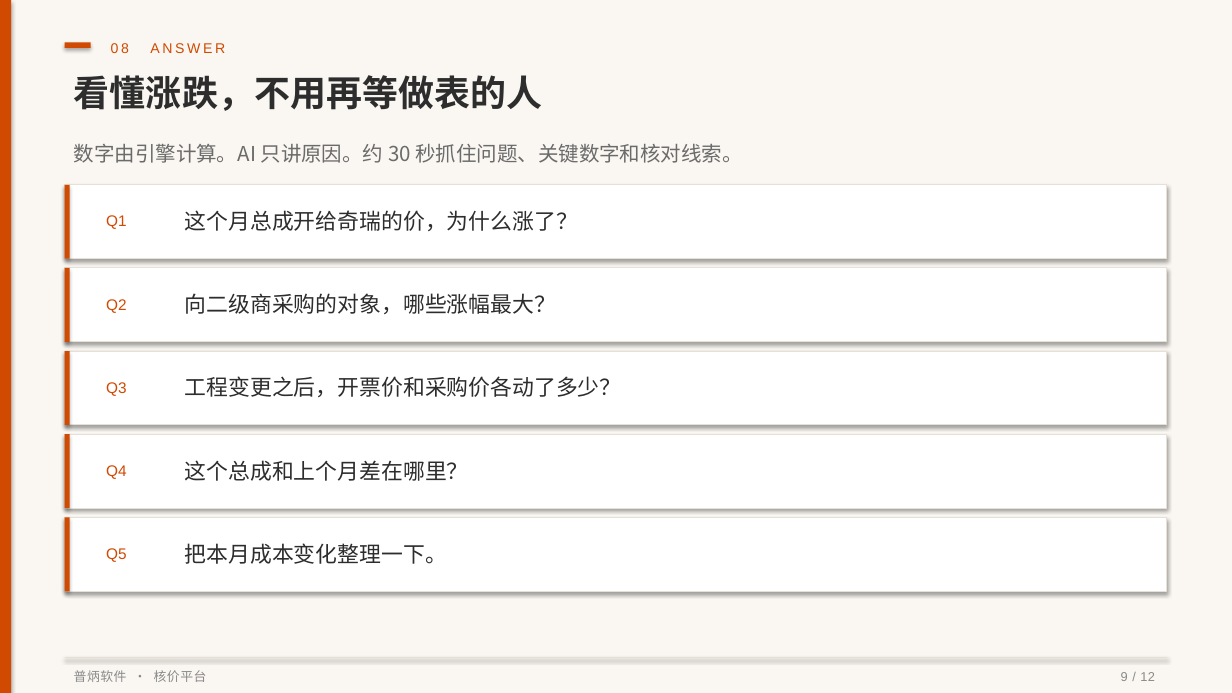
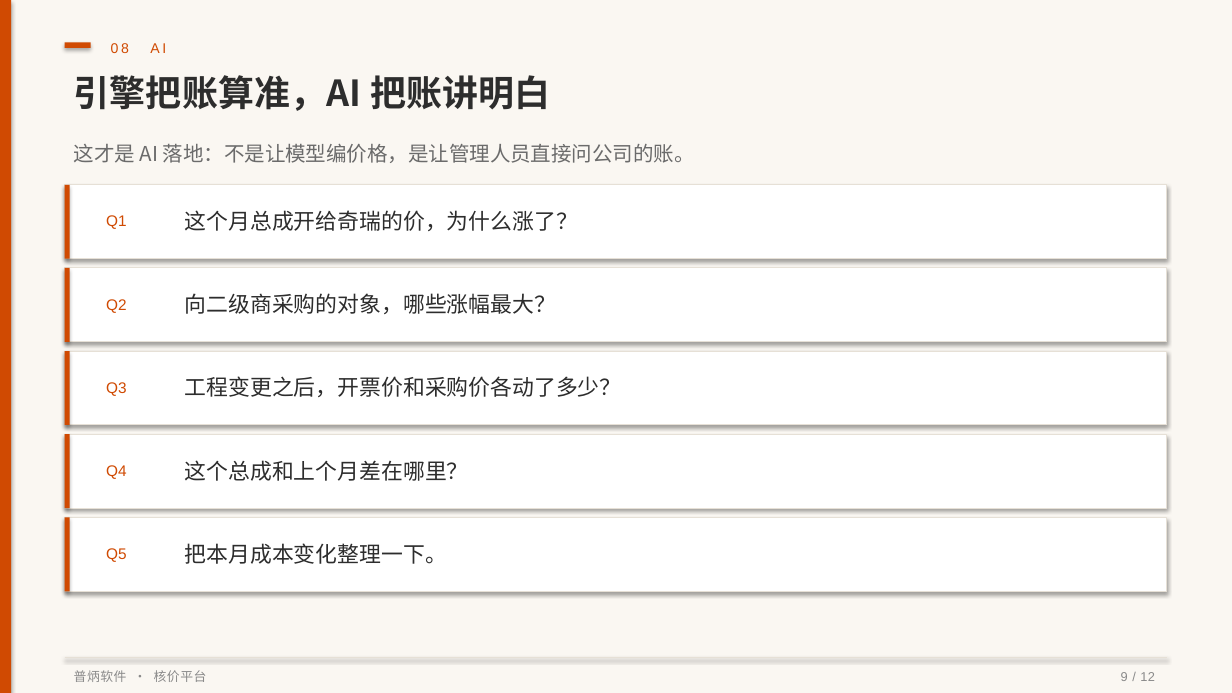
Before and after one commit to pulinzhang/structure-costing-platform, a slide deck: slide 9 of docs/结构件自动核价平台-产品介绍.pptx. Drawn at 1232x693 pixels with LibreOffice and Linux fonts; fonts in the diff are those of the drawing. Boxes give left, top, right and bottom in pixels: in the first picture for what was removed or moved away, otherwise in the second. Text is boxed around its words. In the diff, an @@ line names an element or a change of style, - is before the commit and + after.

```diff
--- a/docs/结构件自动核价平台-产品介绍.pptx
+++ b/docs/结构件自动核价平台-产品介绍.pptx
@@ text at [111, 43, 166, 53]: text changed @@
-08 ANSWER
+08 AI
@@ text at [74, 75, 550, 111]: text changed @@
-看懂涨跌，不用再等做表的人
+引擎把账算准，AI 把账讲明白
@@ text at [74, 144, 695, 163]: text changed @@
-数字由引擎计算。AI 只讲原因。约 30 秒抓住问题、关键数字和核对线索。
+这才是 AI 落地：不是让模型编价格，是让管理人员直接问公司的账。
```
Also in this commit, not shown: 5 other slides changed, 6 slides added, 6 slides removed, 1 other file.
